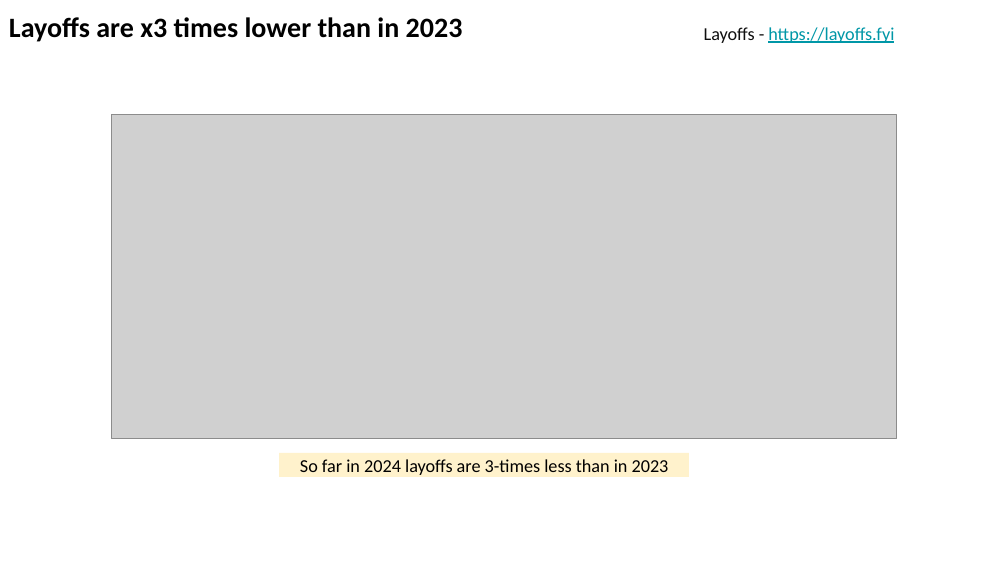
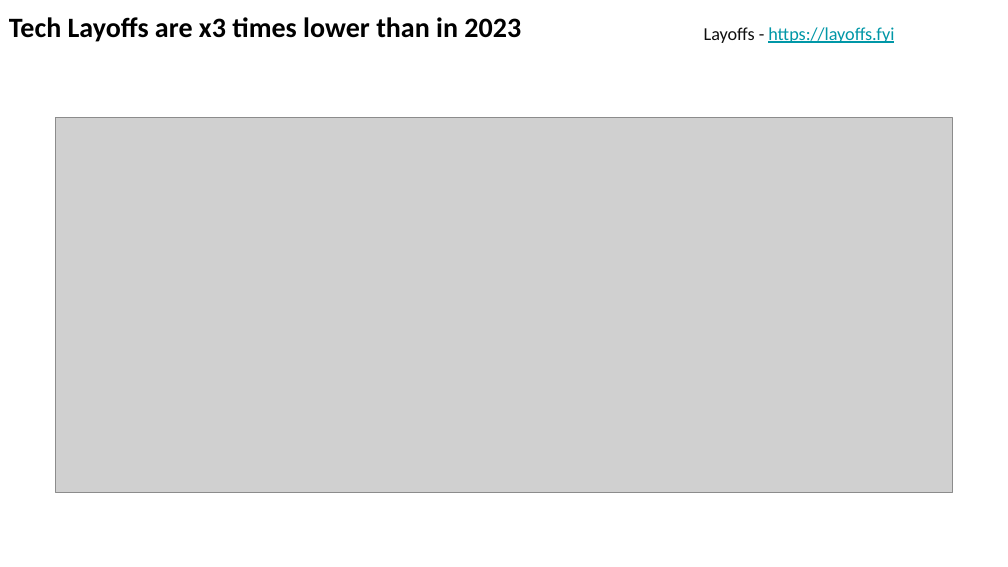
Before and after one commit to lselector/seminar, a slide deck: slide 22 of 2024/2024-03-15-AI-Updates.pptx (slide 15 before the commit). Drawn at 1008x567 pixels with LibreOffice and Linux fonts; fonts in the diff are those of the drawing; grey boxes stand for pictures. Boxes give left, top, right and bottom in pixels: in the first picture for what was removed or moved away, otherwise in the second. Text is boxed around its words. In the diff, an @@ line names an element or a change of style, - is before the commit and + after.

```diff
--- a/2024/2024-03-15-AI-Updates.pptx
+++ b/2024/2024-03-15-AI-Updates.pptx
@@ text at (9,17,521,42): text changed @@
-Layoffs are x3 times lower than in 2023
+Tech Layoffs are x3 times lower than in 2023
@@ picture: place and size @@
-picture at (111,115,896,438)
+picture at (55,118,952,493)
@@ rectangle removed at (279,453,688,477) @@
-So far in 2024 layoffs are 3-times less than in 2023
```
Also in this commit, not shown: 8 other slides changed, 9 slides added, 1 slide removed.
